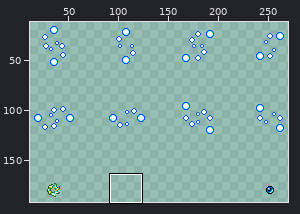
Two versions of one sprite sheet, Kirby-bin/sprites/effects/Beam_Effect.png. The first picture is a wide view before the edit; the outline marks the close-up.
Close-up. As it was:
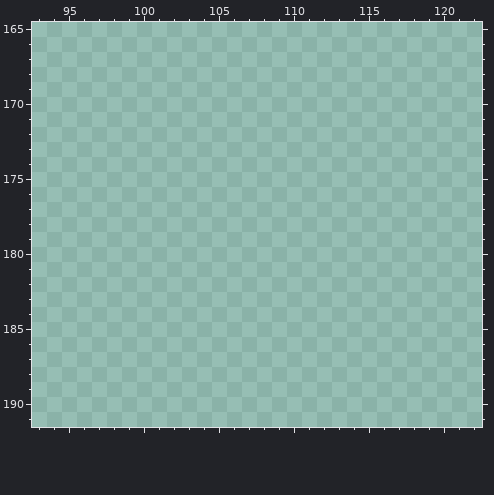
The file is 288x216 pixels. Shown: x 93..122, y 165..191. The wide view leaves out empty margins. The commit also changed other parts of the picture, which this record leaves out.
Palette (. is transparent): 
After:
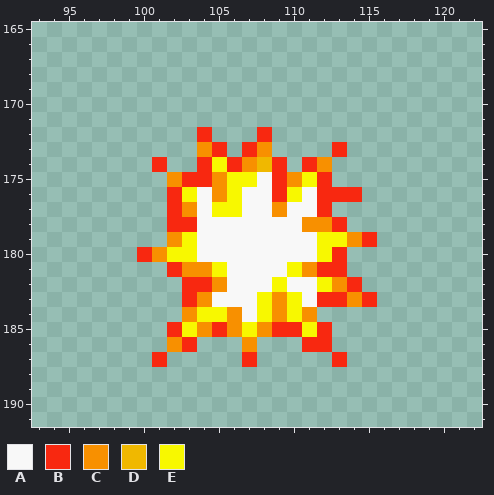
Colours new in this view: A #f8f8f8  B #f82810  C #f89000  D #f0b800  E #f8f800
The exact change:
Changed rows in their new state; - is an unchanged pixel.
first column x 100:
172 ----B---B-------
173 ----CB-BC----B--
174 -B--BEBCDB-BC---
175 --CBBCEEABCEB---
176 --BEACEAABEABBB-
177 --BCAEEAACAAB---
178 --BBAAAAAAACCB--
179 --CEAAAAAAAAEECB
180 BCEEAAAAAAAAEB--
181 --BCCEAAAAECBB--
182 ---BBCAAAEAAECB-
183 ---BCAAAECEABBCB
184 ---CEECAECEC----
185 --BECBCECBBEB---
186 --CB---C---BB---
187 -B-----B-----B--
